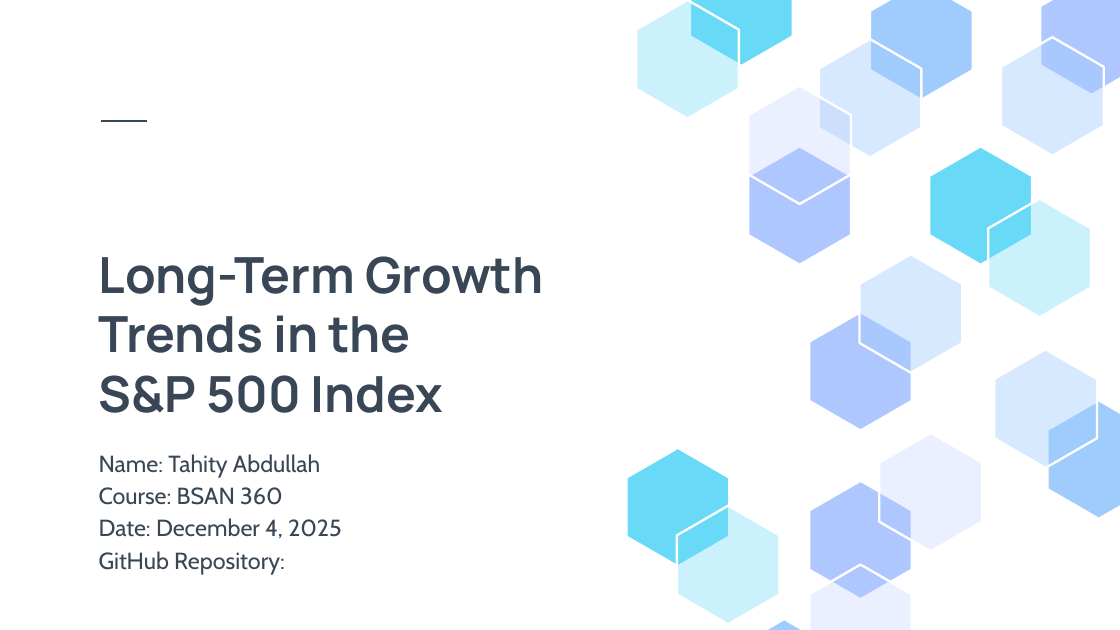
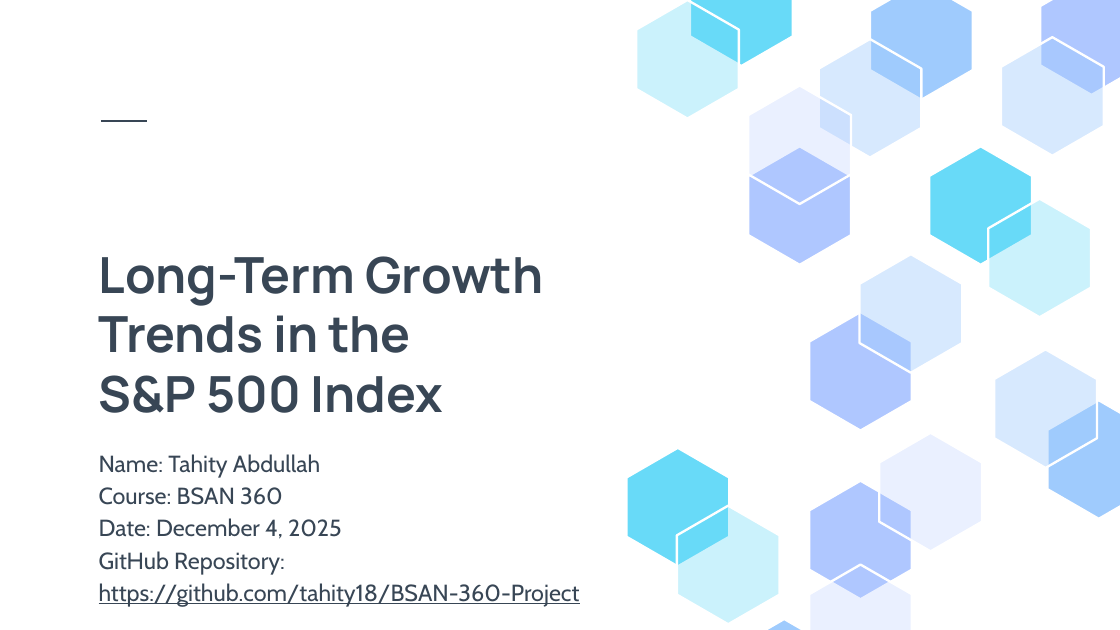
Before and after one commit to tahity18/BSAN-360-Project, a slide deck: slide 1 of Long Term Growth Trends in the S&P500 Index Presentation.pptx. Drawn at 1120x630 pixels with LibreOffice and Linux fonts; fonts in the diff are those of the drawing. Boxes give left, top, right and bottom in pixels: in the first picture for what was removed or moved away, otherwise in the second. Text is boxed around its words. In the diff, an @@ line names an element or a change of style, - is before the commit and + after.

```diff
--- a/Long Term Growth Trends in the S&P500 Index Presentation.pptx
+++ b/Long Term Growth Trends in the S&P500 Index Presentation.pptx
@@ subtitle at (x1=99, y1=551, x2=580, y2=607): text changed @@
-GitHub Repository:
+GitHub Repository: https://github.com/tahity18/BSAN-360-Project
```
